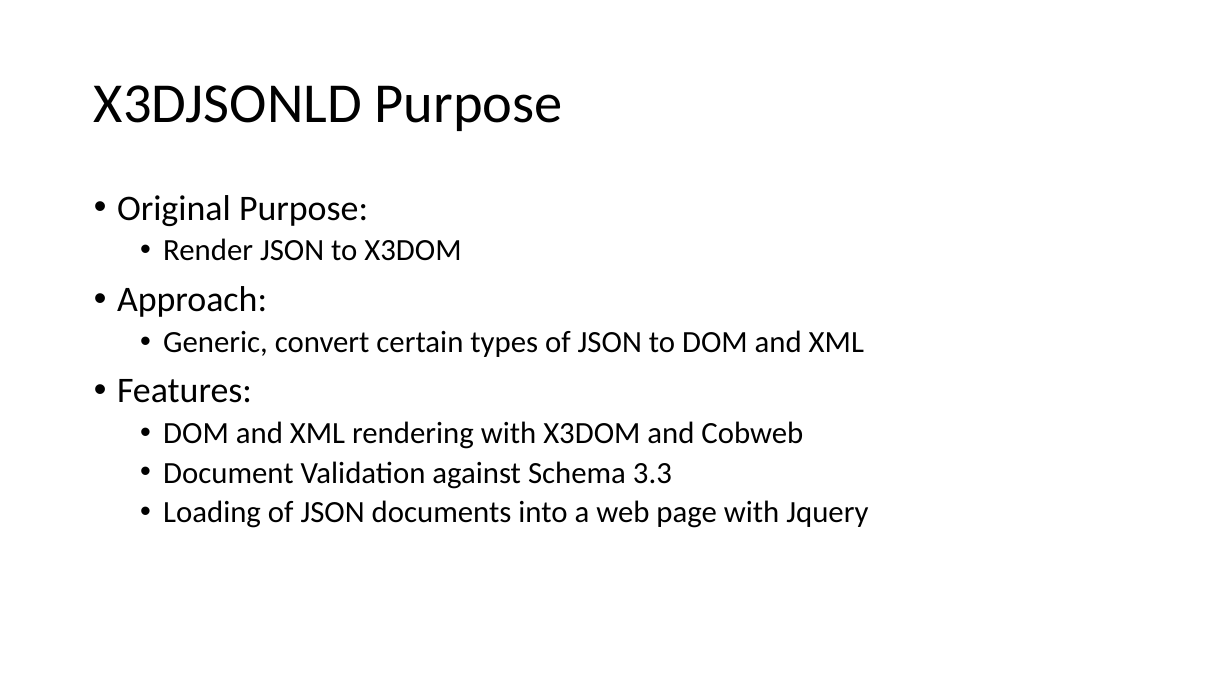
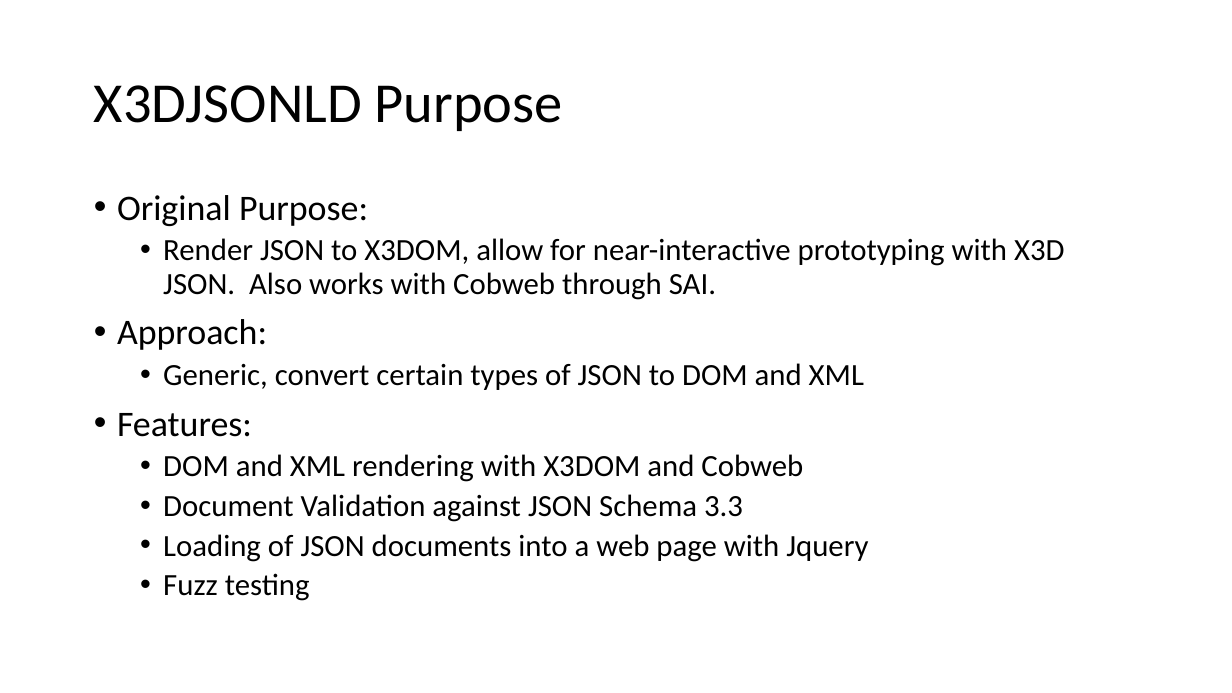
Before and after one commit to coderextreme/X3DJSONLD, a slide deck: slide 2 of X3DJSONLoaderTutorial.pptx. Drawn at 1232x693 pixels with LibreOffice and Linux fonts; fonts in the diff are those of the drawing. Boxes give left, top, right and bottom in pixels: in the first picture for what was removed or moved away, otherwise in the second. Text is boxed around its words. In the diff, an @@ line names an element or a change of style, - is before the commit and + after.

```diff
--- a/X3DJSONLoaderTutorial.pptx
+++ b/X3DJSONLoaderTutorial.pptx
@@ text at box(163, 238, 1065, 300): text changed @@
-  • Render JSON to X3DOM
+  • Render JSON to X3DOM, allow for near-interactive prototyping with X3D JSON. Also works with Cobweb through SAI.
@@ text at box(163, 494, 743, 522): text changed @@
-  • Document Validation against Schema 3.3
+  • Document Validation against JSON Schema 3.3
@@ text at box(163, 573, 310, 601): paragraph added @@
+  • Fuzz testing
```
Also in this commit, not shown: 9 other slides changed, 1 other file.
